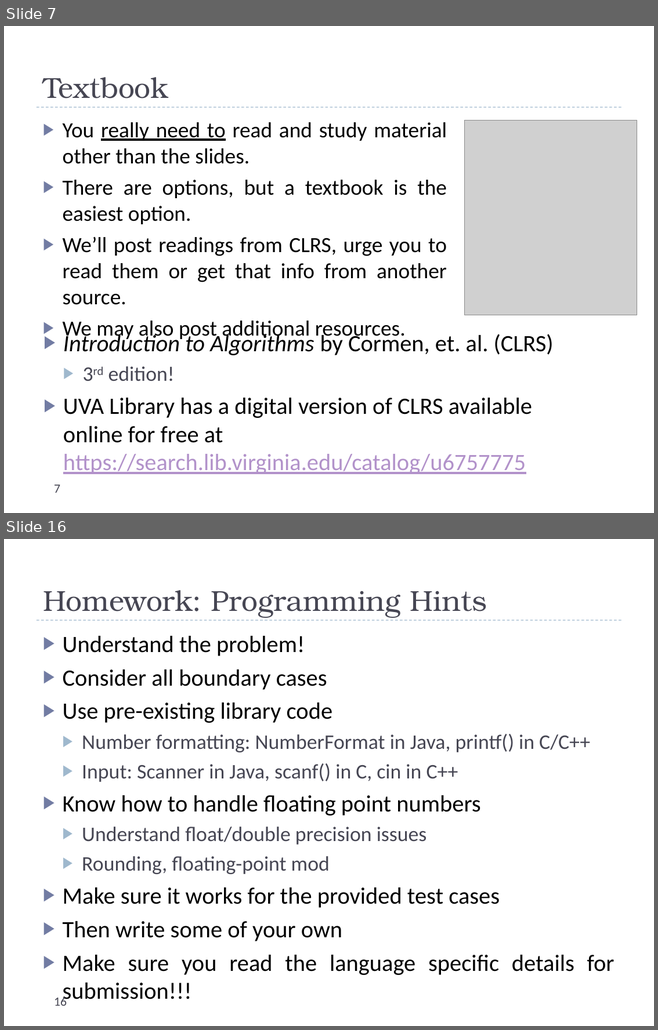
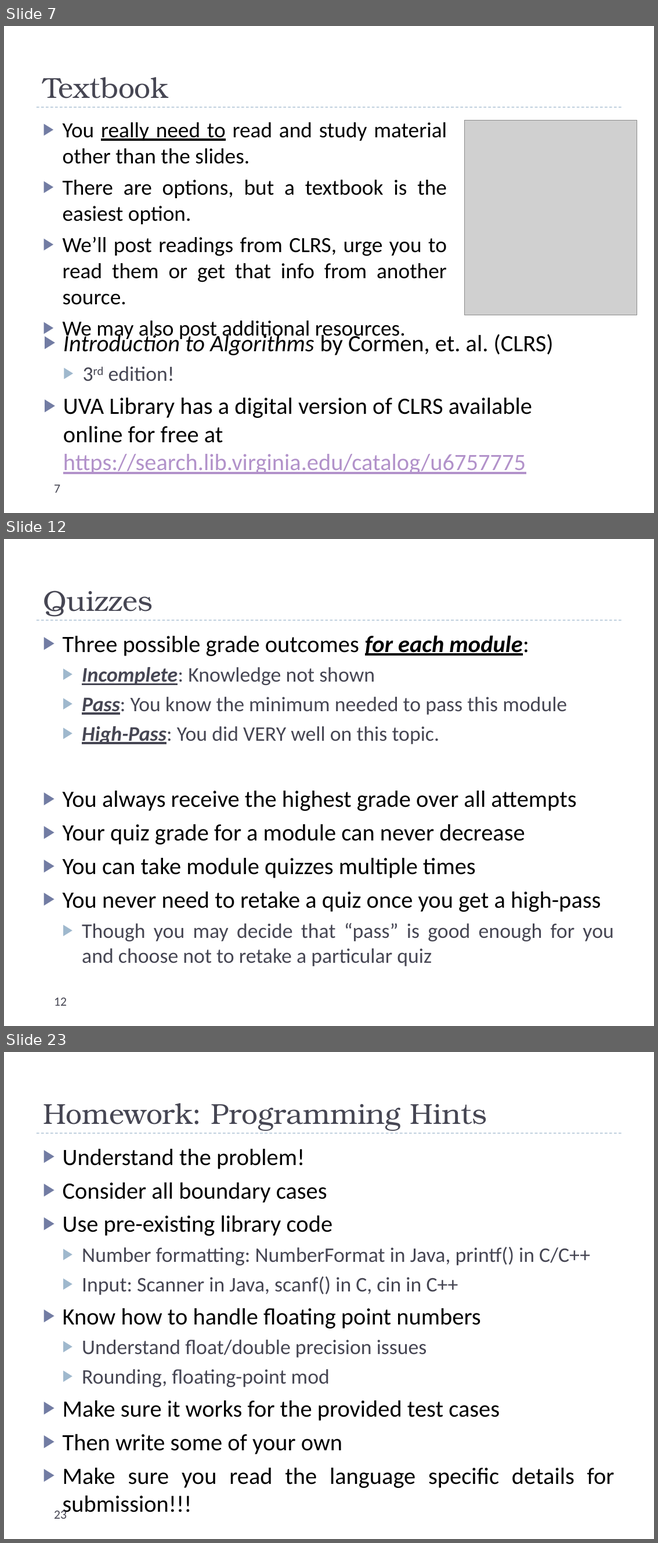
Before and after one commit to uva-cs/cs4102-f21, a slide deck: slides/courseintroduction.pptx. Shown one above the other, each under a label of ours: slides 7 and 16 before the commit, slides 7, 12 and 23 after it; the slides between them are not shown. The pictures are 658x1030 and 658x1543 pixels, drawn with LibreOffice and Linux fonts; fonts in the diff are those of the drawing; grey boxes stand for pictures. Boxes give left, top, right and bottom in pixels: in the first picture for what was removed or moved away, otherwise in the second. Text is boxed around its words. In the diff, an @@ line names an element or a change of style, - is before the commit and + after.

```diff
--- a/slides/courseintroduction.pptx
+++ b/slides/courseintroduction.pptx
@@ slide 12 added at <box>4,539,654,1026</box>, background #FFFFFF; not listed: 1 template element that a slide beside it also shows @@
@@ title added at <box>43,591,152,617</box>, 32 pt, text #464653 @@
+Quizzes
@@ text added at <box>63,635,613,966</box>, 26 pt, text #000000 @@
+▶ Three possible grade outcomes for each module:
+  ▶ Incomplete: Knowledge not shown
+  ▶ Pass: You know the minimum needed to pass this module
+  ▶ High-Pass: You did VERY well on this topic.
+▶ You always receive the highest grade over all attempts
+▶ Your quiz grade for a module can never decrease
+▶ You can take module quizzes multiple times
+▶ You never need to retake a quiz once you get a high-pass
+  ▶ Though you may decide that “pass” is good enough for you and choose not to retake a particular quiz
@@ page number added at <box>54,998,67,1006</box>, 14 pt, text #464653 @@
+12
@@ what was slide 16 is now slide 23 @@
@@ page number at <box>54,1510,67,1519</box>: text changed @@
-16
+23
```
Also in this commit, not shown: 11 slides changed, 6 other slides added, 2 slides removed.
